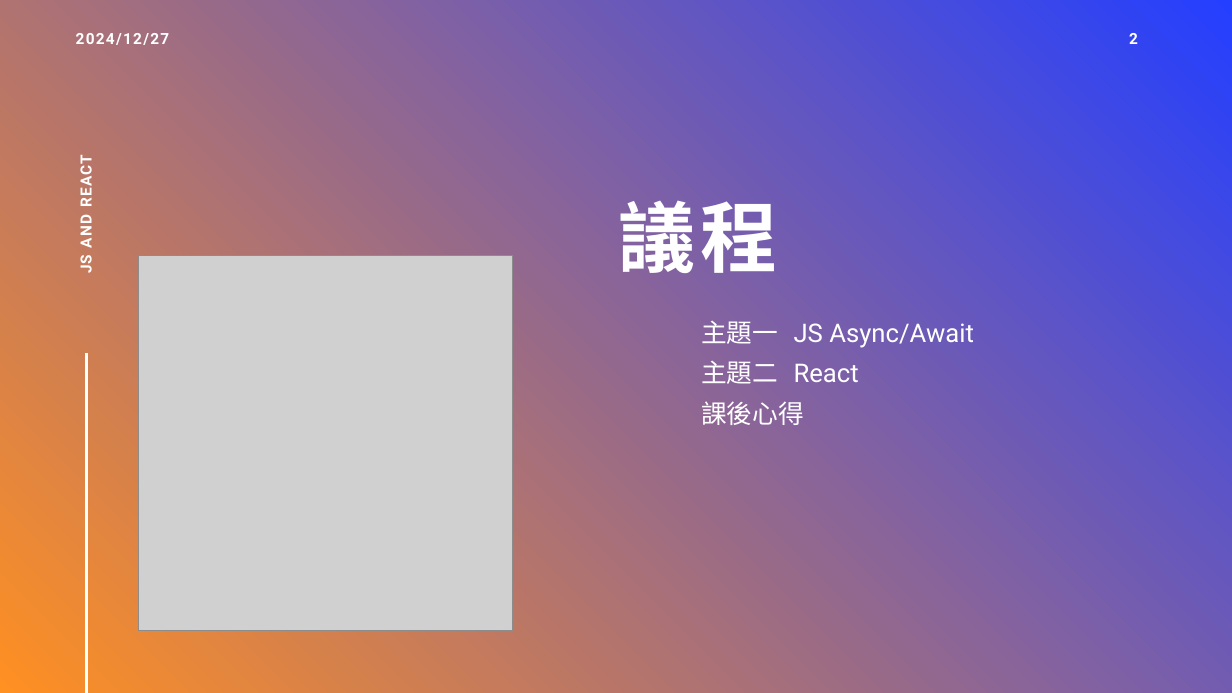
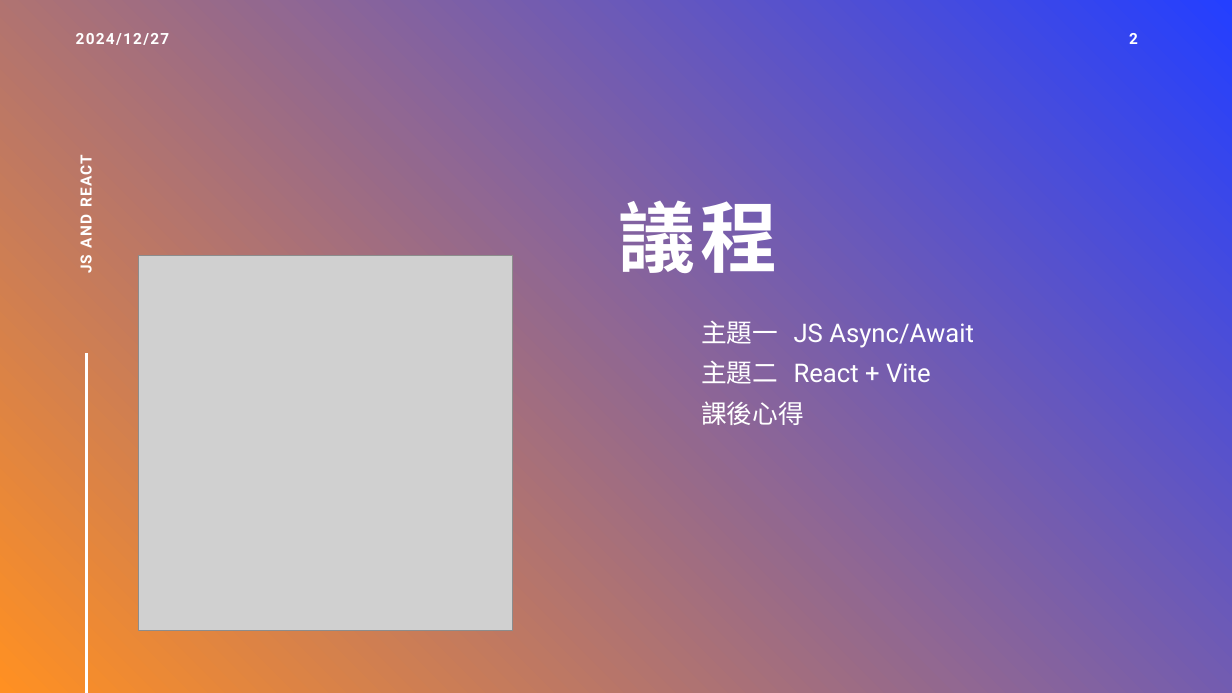
Before and after one commit to one030914/front-end-in-class, a slide deck: slide 2 of week15/report.pptx. Drawn at 1232x693 pixels with LibreOffice and Linux fonts; fonts in the diff are those of the drawing; grey boxes stand for pictures. Boxes give left, top, right and bottom in pixels: in the first picture for what was removed or moved away, otherwise in the second. Text is boxed around its words. In the diff, an @@ line names an element or a change of style, - is before the commit and + after.

```diff
--- a/week15/report.pptx
+++ b/week15/report.pptx
@@ text at [701,361,931,384]: text changed @@
-主題二 React
+主題二 React + Vite
```
Also in this commit, not shown: 2 other slides changed, 3 slides added, 2 slides removed, 1 other file.
